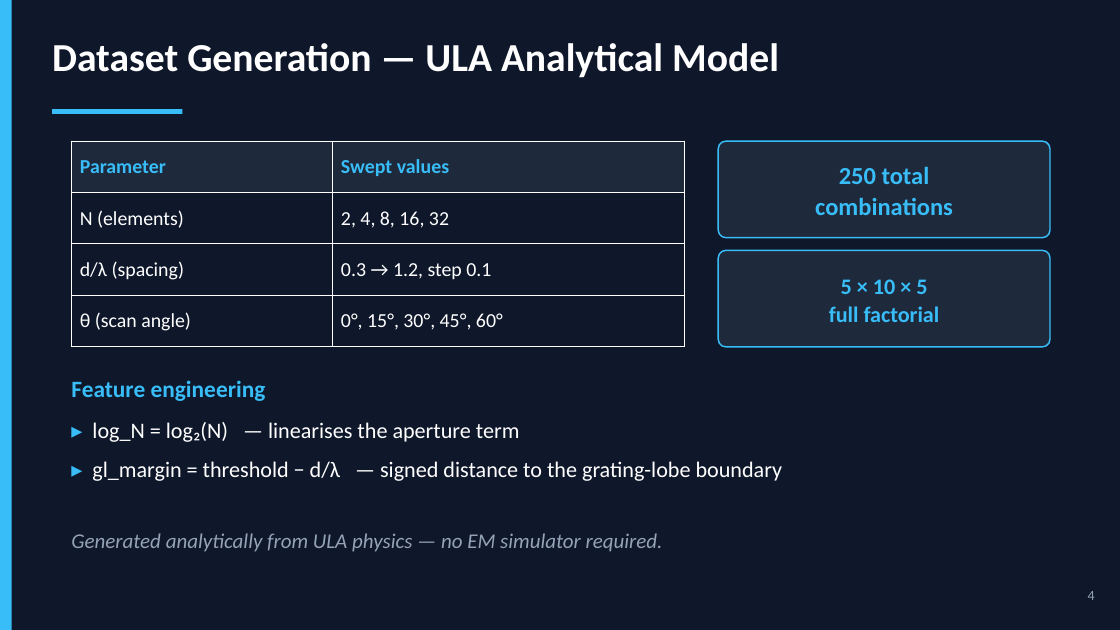
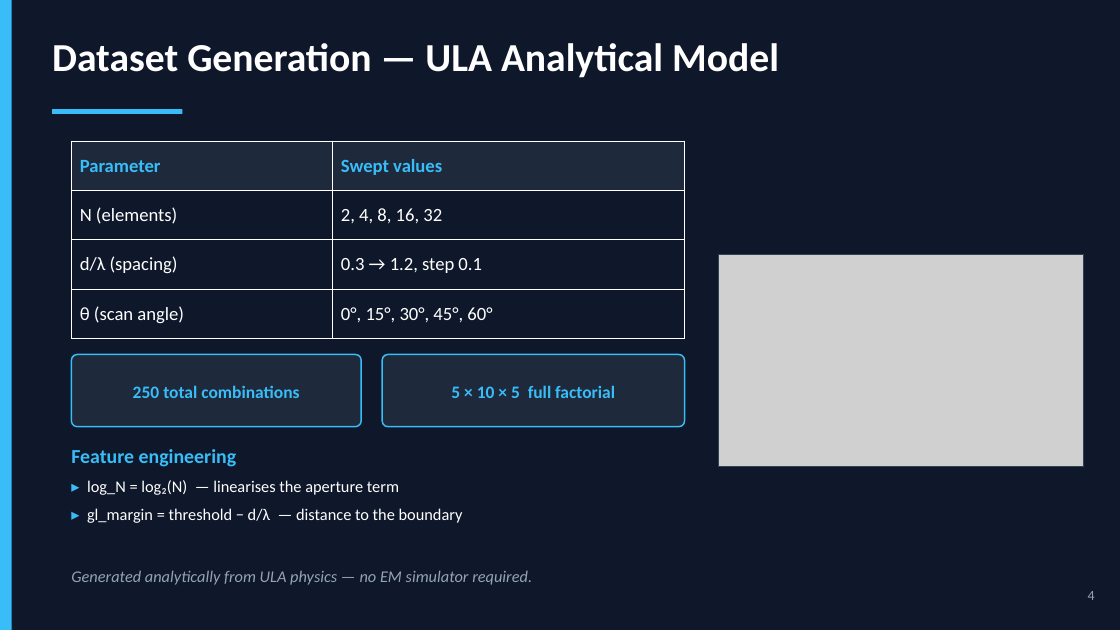
Before and after one commit to Sreekarji/ml-array, a slide deck: slide 4 of presentations/ML_Antenna_Array_Presentation.pptx. Drawn at 1120x630 pixels with LibreOffice and Linux fonts; fonts in the diff are those of the drawing; grey boxes stand for pictures. Boxes give left, top, right and bottom in pixels: in the first picture for what was removed or moved away, otherwise in the second. Text is boxed around its words. In the diff, an @@ line names an element or a change of style, - is before the commit and + after.

Commit message:
Decoration: presentation updated with upgraded figures

```diff
--- a/presentations/ML_Antenna_Array_Presentation.pptx
+++ b/presentations/ML_Antenna_Array_Presentation.pptx
@@ table at [71, 141, 685, 339] @@
@@ size 17 to 16 pt @@
@@ picture added at [718, 255, 1084, 466] @@
@@ rectangle added at [718, 255, 1084, 466], outline #334155 0.75 pt @@
@@ rounded rectangle: place and size @@
-rounded rectangle at [718, 141, 1050, 238]
+rounded rectangle at [71, 355, 361, 427]
@@ rounded rectangle: place and size @@
-rounded rectangle at [718, 250, 1050, 347]
+rounded rectangle at [382, 355, 685, 427]
@@ text at [133, 385, 299, 398]: text changed; size 21 to 15 pt @@
-250 total
-combinations
+250 total combinations
@@ text at [451, 385, 615, 398]: text changed; size 19 to 15 pt @@
-5 × 10 × 5
-full factorial
+5 × 10 × 5 full factorial
@@ text "Feature engineering": place and size @@
-text "Feature engineering" at [71, 380, 266, 401]
+text "Feature engineering" at [71, 449, 237, 467]
@@ text "Feature engineering" at [71, 449, 237, 467]: size 20 to 17 pt @@
@@ text "▸ log_N = log₂(N) — ...": place and size @@
-text "▸ log_N = log₂(N) — ..." at [92, 422, 783, 481]
+text "▸ log_N = log₂(N) — ..." at [87, 480, 463, 523]
@@ text at [87, 508, 463, 523]: text changed; size 19 to 14 pt @@
-▸ gl_margin = threshold − d/λ — signed distance to the grating-lobe boundary
+▸ gl_margin = threshold − d/λ — distance to the boundary
@@ text at [87, 480, 399, 495]: size 19 to 14 pt in "▸ log_N = log₂(N) — linearises the ..."; less space between paragraphs @@
@@ text "Generated analytically from ULA physics ...": place and size @@
-text "Generated analytically from ULA physics ..." at [71, 533, 663, 552]
+text "Generated analytically from ULA physics ..." at [71, 570, 532, 585]
@@ text "Generated analytically from ULA physics ..." at [71, 570, 532, 585]: size 18 to 14 pt; line spacing 1 to 1.1 @@
```
Also in this commit, not shown: 7 other slides changed, 1 other file.
